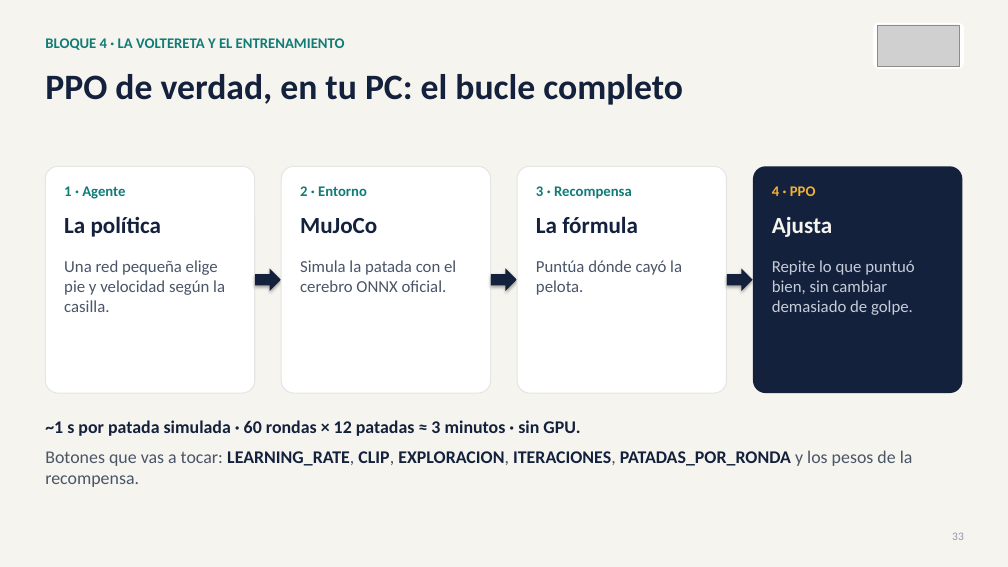
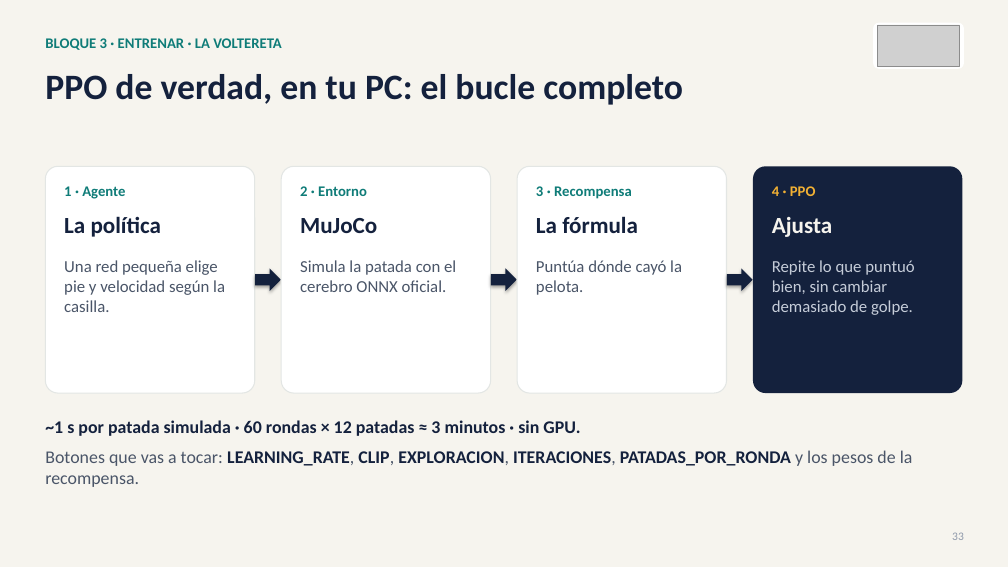
Before and after one commit to david2526IA/taller_microduck_windows, a slide deck: slide 33 of workshop-ia-fisica/presentaciones/Presentacion_03_taller_completo.pptx. Drawn at 1008x567 pixels with LibreOffice and Linux fonts; fonts in the diff are those of the drawing; grey boxes stand for pictures. Boxes give left, top, right and bottom in pixels: in the first picture for what was removed or moved away, otherwise in the second. Text is boxed around its words. In the diff, an @@ line names an element or a change of style, - is before the commit and + after.

Commit message:
Taller en cuatro bloques como el video y la descripcion oficial: Modelar, El entorno y el RL, Entrenar, Desplegar; casos de uso al final

```diff
--- a/workshop-ia-fisica/presentaciones/Presentacion_03_taller_completo.pptx
+++ b/workshop-ia-fisica/presentaciones/Presentacion_03_taller_completo.pptx
@@ text at bbox=[45, 38, 282, 50]: text changed @@
-BLOQUE 4 · LA VOLTERETA Y EL ENTRENAMIENTO
+BLOQUE 3 · ENTRENAR · LA VOLTERETA
```
Also in this commit, not shown: 40 other slides changed, 3 other files.
